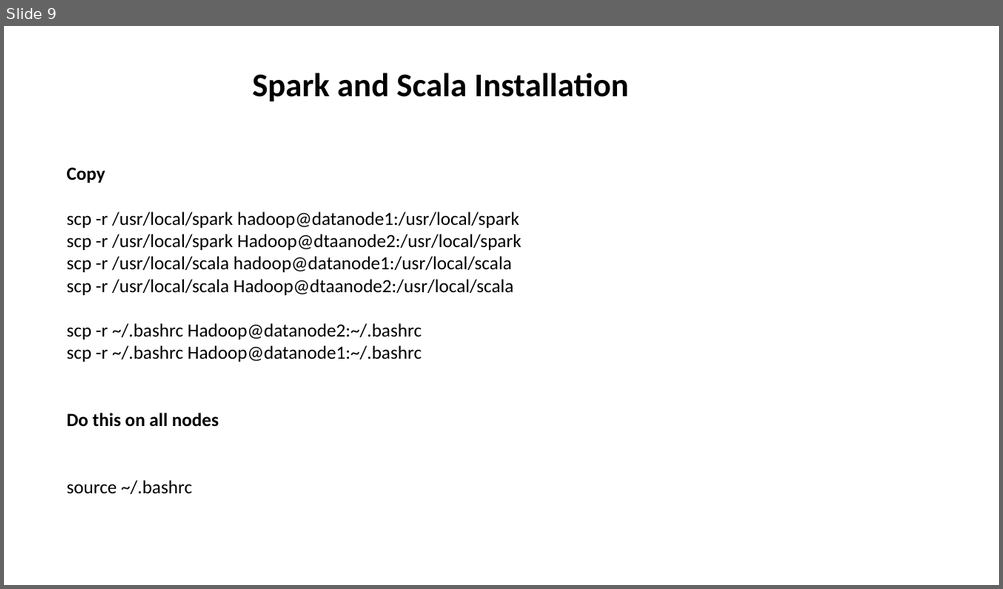
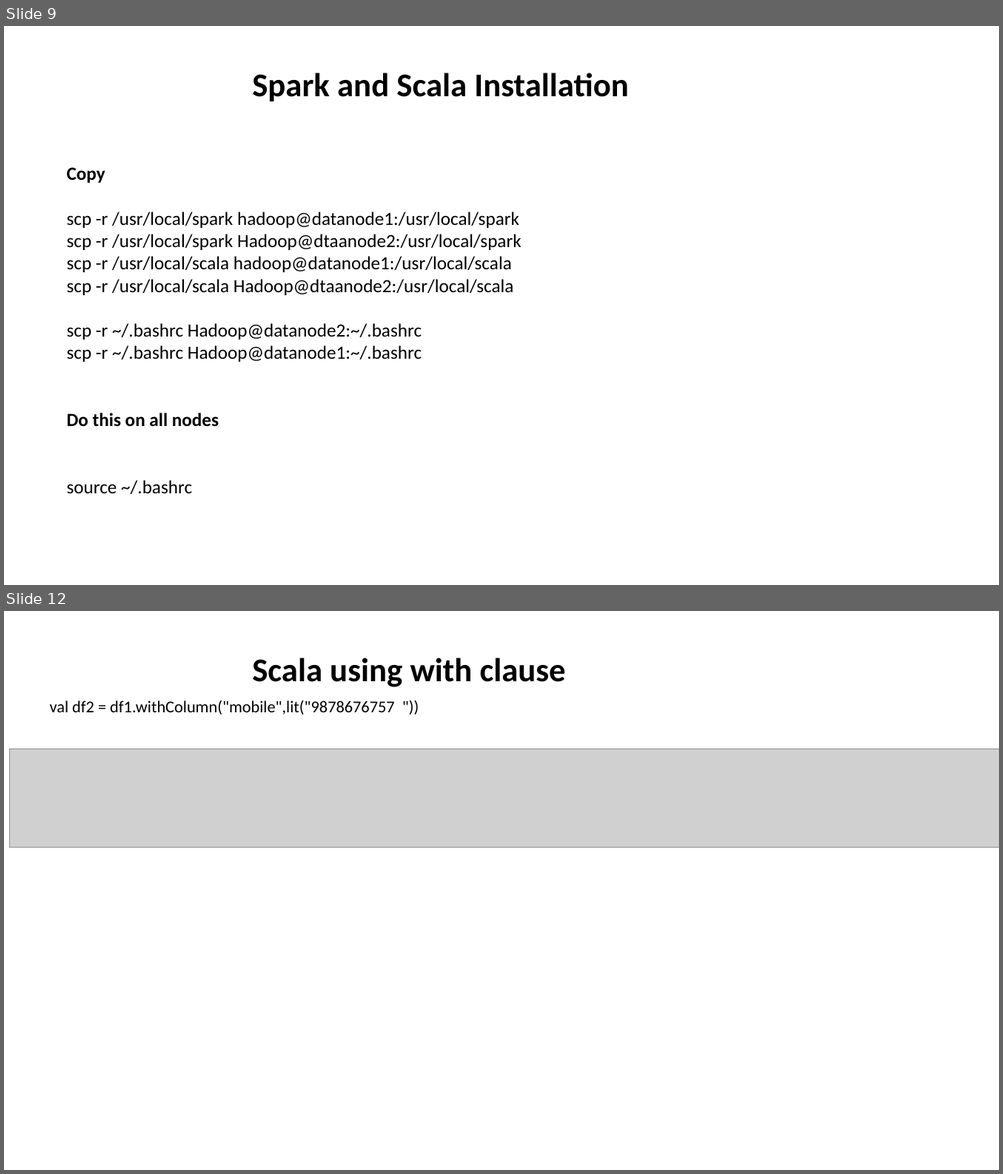
Before and after one commit to aashmishra/Bigdata_ppt, a slide deck: sparkscala.pptx. Shown one above the other, each under a label of ours: slide 9 before the commit, slides 9 and 12 after it; the slides between them are not shown. The pictures are 1003x589 and 1003x1174 pixels, drawn with LibreOffice and Linux fonts; fonts in the diff are those of the drawing; grey boxes stand for pictures. Boxes give left, top, right and bottom in pixels: in the first picture for what was removed or moved away, otherwise in the second. Text is boxed around its words. In the diff, an @@ line names an element or a change of style, - is before the commit and + after.

```diff
--- a/sparkscala.pptx
+++ b/sparkscala.pptx
@@ slide 12 added at bbox=[4, 611, 999, 1170], background #FFFFFF @@
@@ text added at bbox=[252, 658, 566, 687], 32 pt, text #000000, bold @@
+Scala using with clause
@@ text added at bbox=[50, 701, 395, 715], 16 pt, text #000000 @@
+val df2 = df1.withColumn("mobile",lit("9878676757 "))
@@ picture added at bbox=[9, 749, 999, 848] @@
```
Also in this commit, not shown: 12 other slides added, 1 slide removed.
